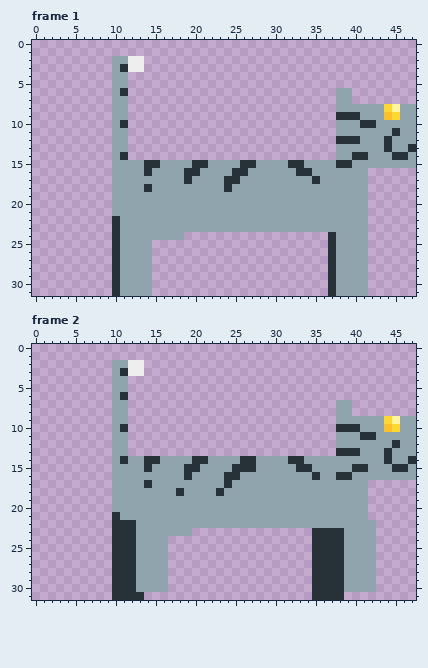
Two versions of one pixel-art file, Assets/Sprites/NewSprites/Anims/CatPH_Walk.aseprite. The first picture shows the starting point.
48x32 pixels, 6 frames. Shown: frame 1, frame 2. The commit also changed other frames, which this record leaves out.
New version:
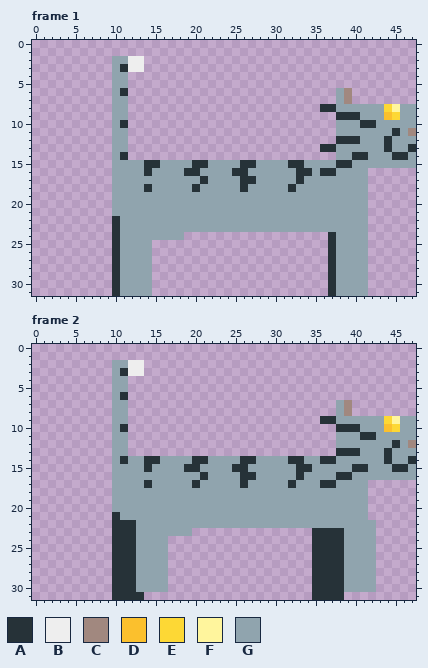
Palette (. is transparent): A #263238  B #eeeeee  C #a1887f  D #fbc02d  E #fdd835  F #fff59d  G #90a4ae
What changed:
Changed rows in their new state; - is an unchanged pixel.
Frame 1:
first column x 19:
 6 --------------------C--------
 7 --------------------C--------
 8 -----------------AA----------
11 ----------------------------C
13 -----------------AA----------
16 -----------------AA----------
17 G-A--GGAA-----A-G------------
18 -A---G-A-----A---------------
Frame 2:
first column x 18:
 7 ---------------------C--------
 8 ---------------------C--------
 9 ------------------AA----------
12 -----------------------------C
14 ------------------AA----------
15 ---------G--------------------
16 -G-A--GGAA-----A-G------------
17 --A---G-A-----A---AA----------
18 G----G------------------------
Pixel boxes of the changes (left, top, right, bottom) in both pictures:
changed: (320, 88, 352, 112)
changed: (408, 128, 416, 136)
changed: (184, 144, 336, 192)
changed: (176, 400, 352, 496)
changed: (408, 440, 416, 448)
